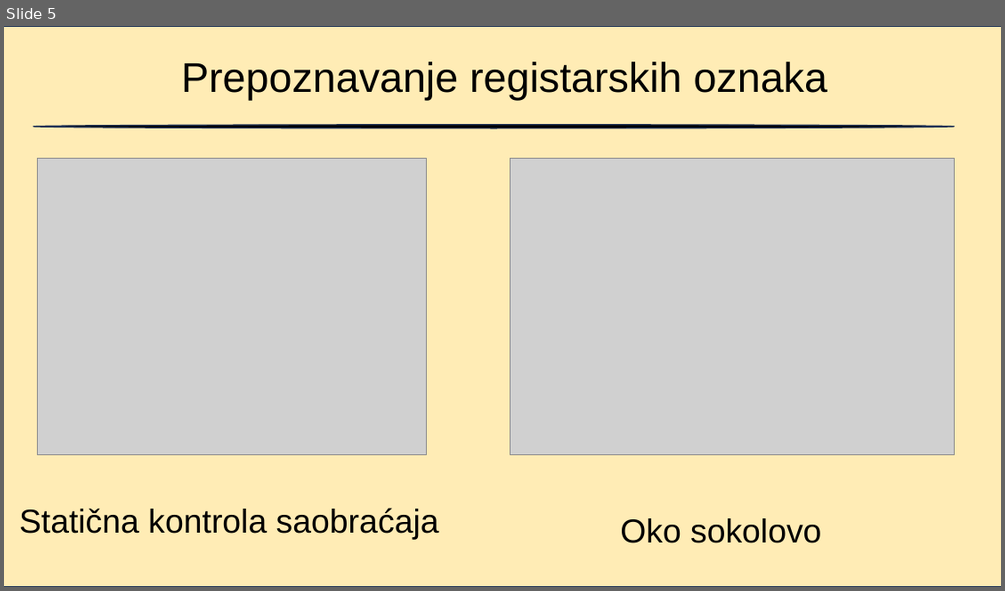
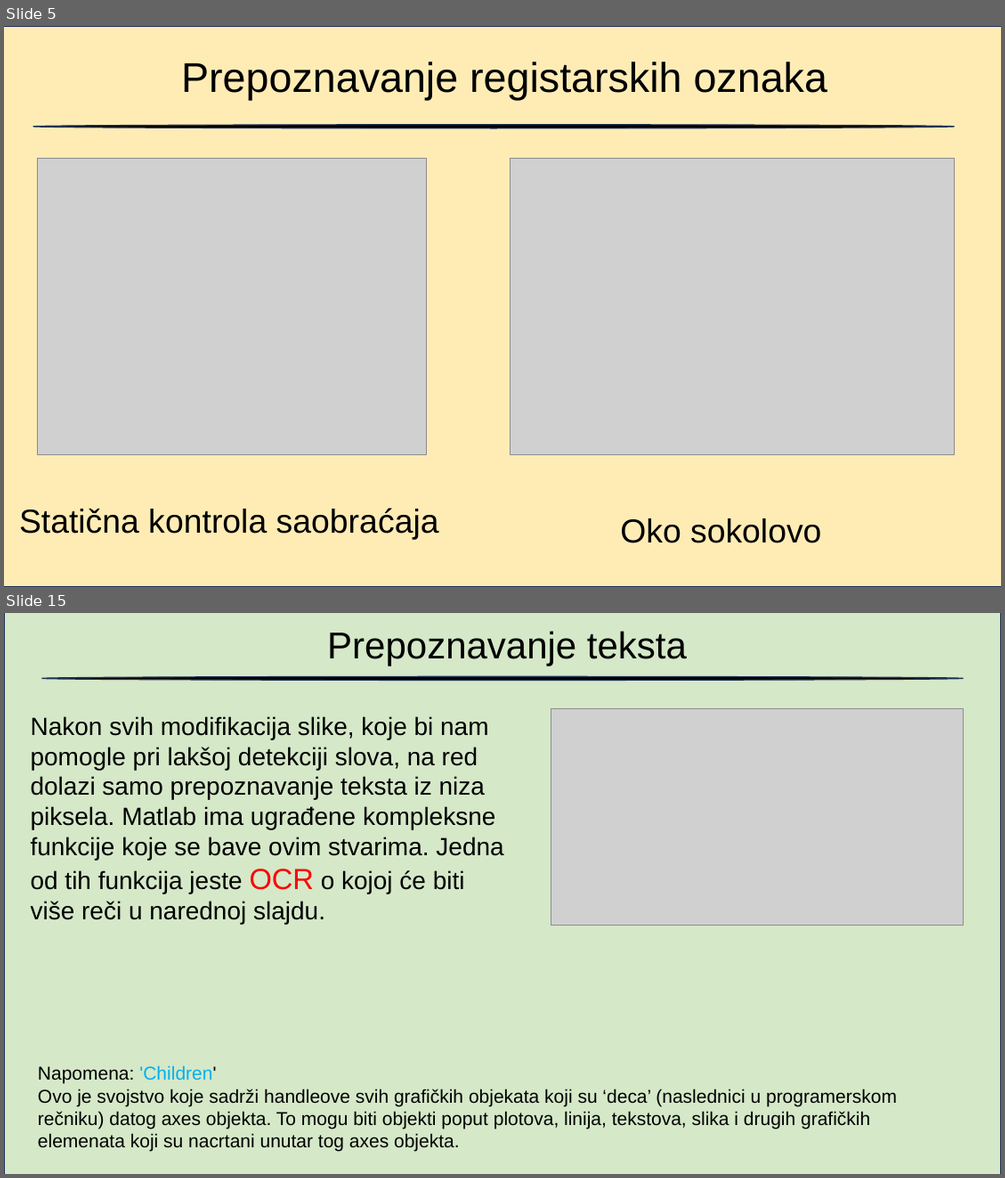
Before and after one commit to blizanac76/RegistrationNumberRecognition, a slide deck: Prepoznavanje.pptx. Shown one above the other, each under a label of ours: slide 5 before the commit, slides 5 and 15 after it; the slides between them are not shown. The pictures are 1005x591 and 1005x1178 pixels, drawn with LibreOffice and Linux fonts; fonts in the diff are those of the drawing; grey boxes stand for pictures; background and template pictures are left out. Boxes give left, top, right and bottom in pixels: in the first picture for what was removed or moved away, otherwise in the second. Text is boxed around its words. In the diff, an @@ line names an element or a change of style, - is before the commit and + after.

```diff
--- a/Prepoznavanje.pptx
+++ b/Prepoznavanje.pptx
@@ slide 15 added at (x1=4, y1=613, x2=1001, y2=1174), background #FFFFFF @@
@@ rectangle added at (x1=4, y1=613, x2=1001, y2=1174), fill #A9D18E at 48% opacity, outline #1E3256 1 pt @@
@@ text added at (x1=327, y1=631, x2=687, y2=666), 36 pt, text #000000 @@
+Prepoznavanje teksta
@@ ellipse added at (x1=42, y1=676, x2=963, y2=681), fill #000000, outline #1E3256 1 pt @@
@@ text added at (x1=31, y1=716, x2=503, y2=924), 24 pt, text #000000 @@
+Nakon svih modifikacija slike, koje bi nam pomogle pri lakšoj detekciji slova, na red dolazi samo prepoznavanje teksta iz niza piksela. Matlab ima ugrađene kompleksne funkcije koje se bave ovim stvarima. Jedna od tih funkcija jeste OCR o kojoj će biti više reči u narednoj slajdu.
@@ picture added at (x1=551, y1=709, x2=963, y2=925) @@
@@ text added at (x1=38, y1=1065, x2=897, y2=1151), 18 pt, text #000000 @@
+Napomena: 'Children'
+Ovo je svojstvo koje sadrži handleove svih grafičkih objekata koji su ‘deca’ (naslednici u programerskom rečniku) datog axes objekta. To mogu biti objekti poput plotova, linija, tekstova, slika i drugih grafičkih elemenata koji su nacrtani unutar tog axes objekta.
```
Also in this commit, not shown: 1 slide changed, 14 other slides added, 1 other file.
